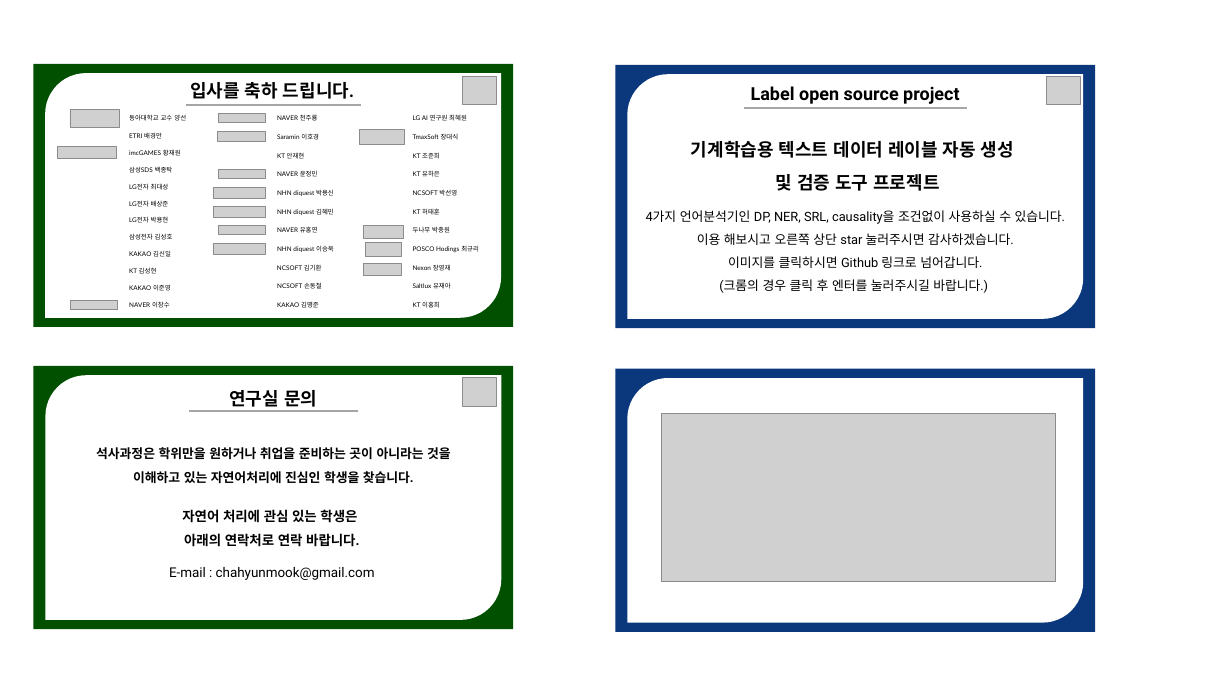
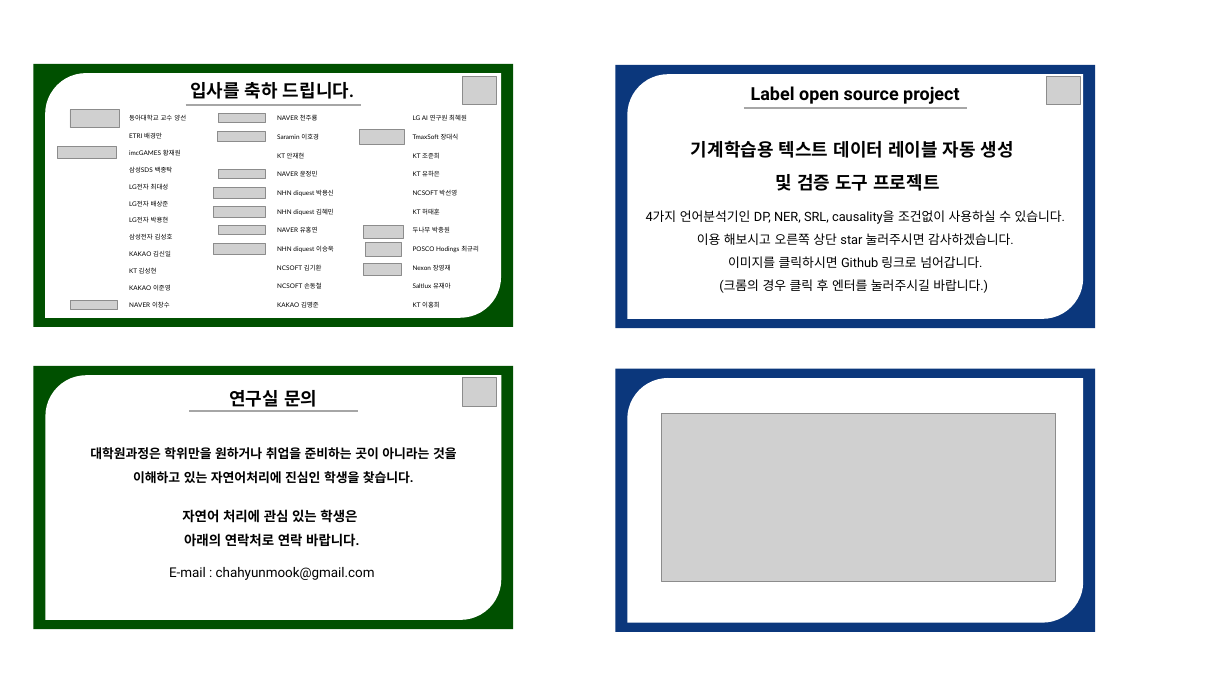
Before and after one commit to NLPlab-skku/NLPlab-skku.github.io, a slide deck: slide 1 of assets/img/notice_panel-1.pptx. Drawn at 1232x693 pixels with LibreOffice and Linux fonts; fonts in the diff are those of the drawing; grey boxes stand for pictures; background and template pictures are left out. Boxes give left, top, right and bottom in pixels: in the first picture for what was removed or moved away, otherwise in the second. Text is boxed around its words. In the diff, an @@ line names an element or a change of style, - is before the commit and + after.

```diff
--- a/assets/img/notice_panel-1.pptx
+++ b/assets/img/notice_panel-1.pptx
@@ text at (90,447,457,483): text changed @@
-석사과정은 학위만을 원하거나 취업을 준비하는 곳이 아니라는 것을 이해하고 있는 자연어처리에 진심인 학생을 찾습니다.
+대학원과정은 학위만을 원하거나 취업을 준비하는 곳이 아니라는 것을 이해하고 있는 자연어처리에 진심인 학생을 찾습니다.
```
Also in this commit, not shown: 2 other files.
